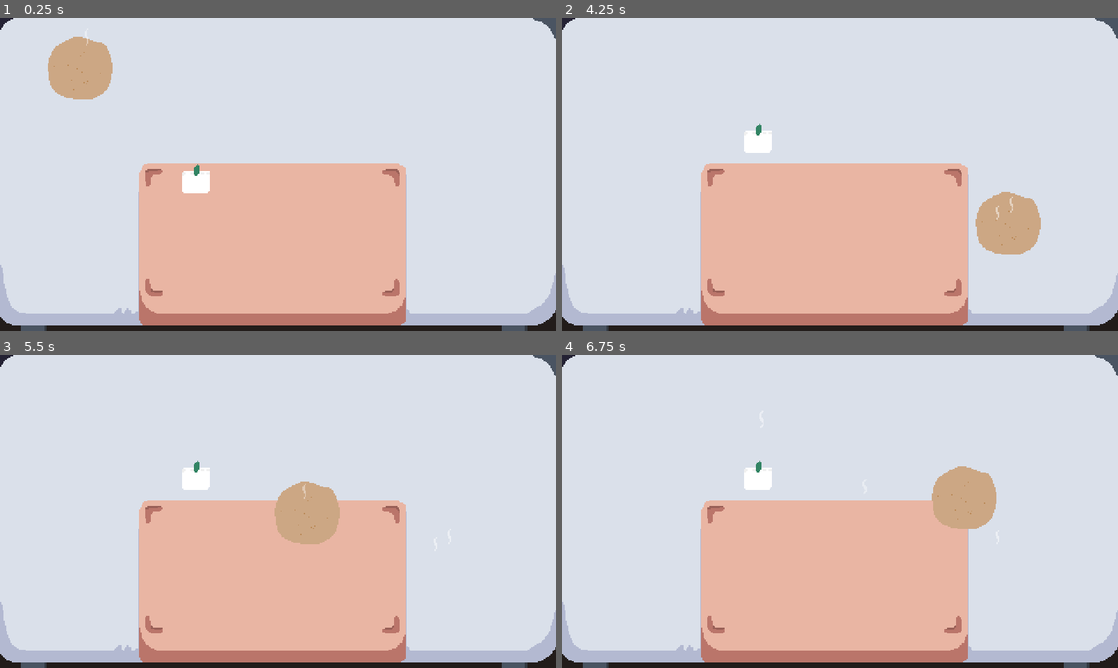
Above: before the commit, frames 1-4 (two rows, left to right).
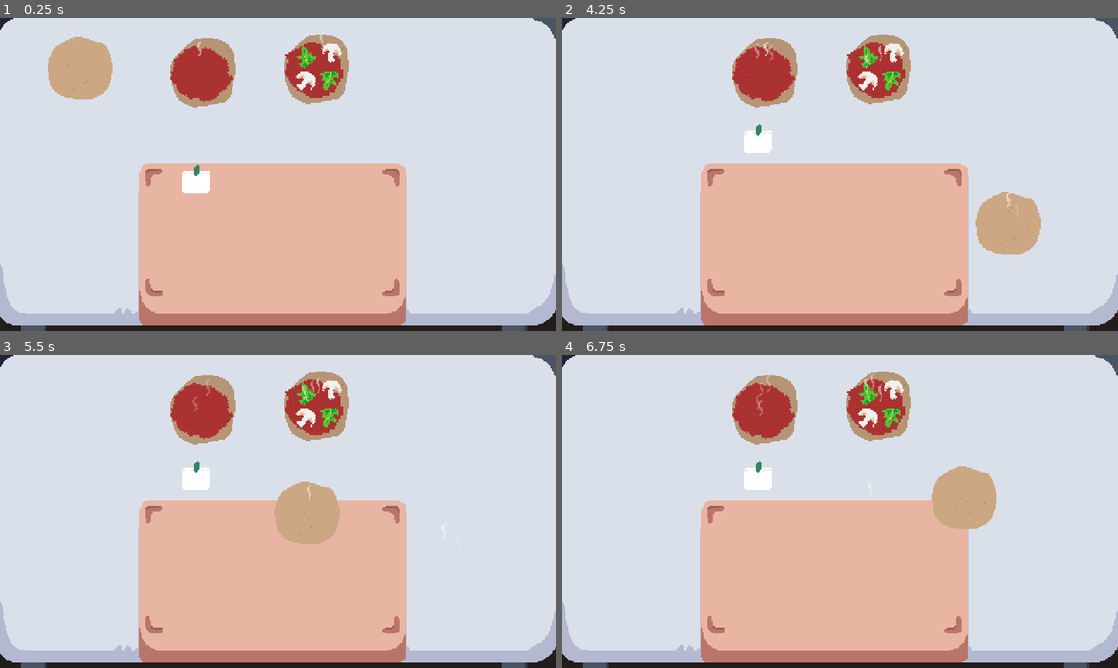
Above: after the commit, the same moments.

Repository: martindzejky/pizza-game
Game: Godot game, scene res://scenes/score-testing.tscn
Two runs of this game, one before a commit and one after it. Both use one fixed random seed, a clock stepped at 60 frames per second and the inputs below. This scene is started directly instead of the project's main scene.
Inputs (mouse positions are in pixels of both pictures, inside the frame that each line leads up to):
- Up to frame 1 (0.25 s): no input
- Up to frame 2 (4.25 s): tap Enter at 0.5 s; move the mouse to (639, 68) at 0.52 s; click (639, 68) at 0.67 s; move the mouse to (639, 68) at 1.27 s; click (639, 68) at 1.42 s; move the mouse to (895, 105) at 2.02 s; click (895, 105) at 2.17 s; move the mouse to (812, 237) at 2.77 s; click (812, 237) at 2.92 s; move the mouse to (1006, 221) at 3.52 s; click (1006, 221) at 3.67 s
- Up to frame 3 (5.5 s): move the mouse to (111, 464) at 4.27 s; click (111, 464) at 4.42 s; move the mouse to (305, 511) at 5.02 s; click (305, 511) at 5.17 s
- Up to frame 4 (6.75 s): tap Space at 5.75 s; move the mouse to (756, 433) at 5.77 s; click (756, 433) at 5.92 s; move the mouse to (962, 495) at 6.52 s; click (962, 495) at 6.67 s

The runs differ from the first frame. In frame 1, 4.0% of the frame differs, in the area x 13-63%, y 5-29%; in frame 2, 4.0%, in the area x 30-82%, y 5-65%; in frame 3, 4.0%; in frame 4, 4.0%.

Commit message:
make some scripts into tool scripts to make the scoring scene work

Diff:
--- a/objects/dough/dough.gd
+++ b/objects/dough/dough.gd
@@ -33,7 +33,7 @@
     super(delta)
 
     # update sprite frame based on progress
-    if progress >= $sprite.hframes:
+    if progress >= $sprite.hframes and not Engine.is_editor_hint():
         queue_free()
         return
 
--- a/objects/ingredients/ingredient.tscn
+++ b/objects/ingredients/ingredient.tscn
@@ -17,6 +17,7 @@
 monitorable = false
 
 [node name="shape" type="CollisionShape2D" parent="clickArea"]
+visible = false
 shape = SubResource("CircleShape2D_uv58m")
 
 [connection signal="input_event" from="clickArea" to="." method="_onInputEvent"]
--- a/objects/ingredients/mushroom.gd
+++ b/objects/ingredients/mushroom.gd
@@ -1,3 +1,4 @@
+@tool
 extends Pickable
 
 
--- a/scenes/score-testing.tscn
+++ b/scenes/score-testing.tscn
@@ -6,6 +6,9 @@
 [ext_resource type="Texture2D" uid="uid://bjwn61djpog7d" path="res://sprites/stars.png" id="2_o2scp"]
 [ext_resource type="PackedScene" uid="uid://k3ssjquq313h" path="res://objects/dough/dough.tscn" id="5_qyveq"]
 [ext_resource type="PackedScene" uid="uid://qn2hf24a86cg" path="res://objects/orders/order.tscn" id="6_kfjes"]
+[ext_resource type="PackedScene" uid="uid://cy4sy1ygetyko" path="res://objects/ingredients/tomato-base.tscn" id="7_ykq64"]
+[ext_resource type="PackedScene" uid="uid://blwk8duhcsvmu" path="res://objects/ingredients/rukola.tscn" id="8_otcij"]
+[ext_resource type="PackedScene" uid="uid://cxs3415am8mfp" path="res://objects/ingredients/mushroom.tscn" id="9_h67fx"]
 
 [node name="score-testing" type="Node2D"]
 editor_description = "This scene is used for tweaking the scoring system and seeing the results in real time in the editor."
@@ -22,7 +25,7 @@
 
 [node name="order" parent="." instance=ExtResource("6_kfjes")]
 position = Vector2(169, 163)
-recipe = ["mushroom"]
+recipe = ["mushroom", "rukola"]
 
 [node name="dough" parent="." instance=ExtResource("5_qyveq")]
 position = Vector2(68, 42)
@@ -34,4 +37,40 @@
 self_modulate = Color(0.857143, 0.857143, 0.857143, 1)
 frame = 8
 
+[node name="dough2" parent="." instance=ExtResource("5_qyveq")]
+position = Vector2(173, 48)
+progress = 10
+cookProgress = 7.0
+
+[node name="sprite" parent="dough2" index="0"]
+self_modulate = Color(0.764286, 0.764286, 0.764286, 1)
+frame = 10
+
+[node name="tomato-base" parent="dough2" instance=ExtResource("7_ykq64")]
+
+[node name="dough3" parent="." instance=ExtResource("5_qyveq")]
+position = Vector2(271, 45)
+progress = 10
+cookProgress = 7.0
+
+[node name="sprite" parent="dough3" index="0"]
+self_modulate = Color(0.764286, 0.764286, 0.764286, 1)
+frame = 10
+
+[node name="tomato-base" parent="dough3" instance=ExtResource("7_ykq64")]
+
+[node name="rukola" parent="dough3" instance=ExtResource("8_otcij")]
+position = Vector2(-8, -12)
+
+[node name="rukola2" parent="dough3" instance=ExtResource("8_otcij")]
+position = Vector2(13, 9)
+
+[node name="mushroom" parent="dough3" instance=ExtResource("9_h67fx")]
+position = Vector2(-7, 9)
+
+[node name="mushroom2" parent="dough3" instance=ExtResource("9_h67fx")]
+position = Vector2(15, -16)
+
 [editable path="dough"]
+[editable path="dough2"]
+[editable path="dough3"]
Not shown: 1 places in scenes/score-testing.tscn that only renumber resources
